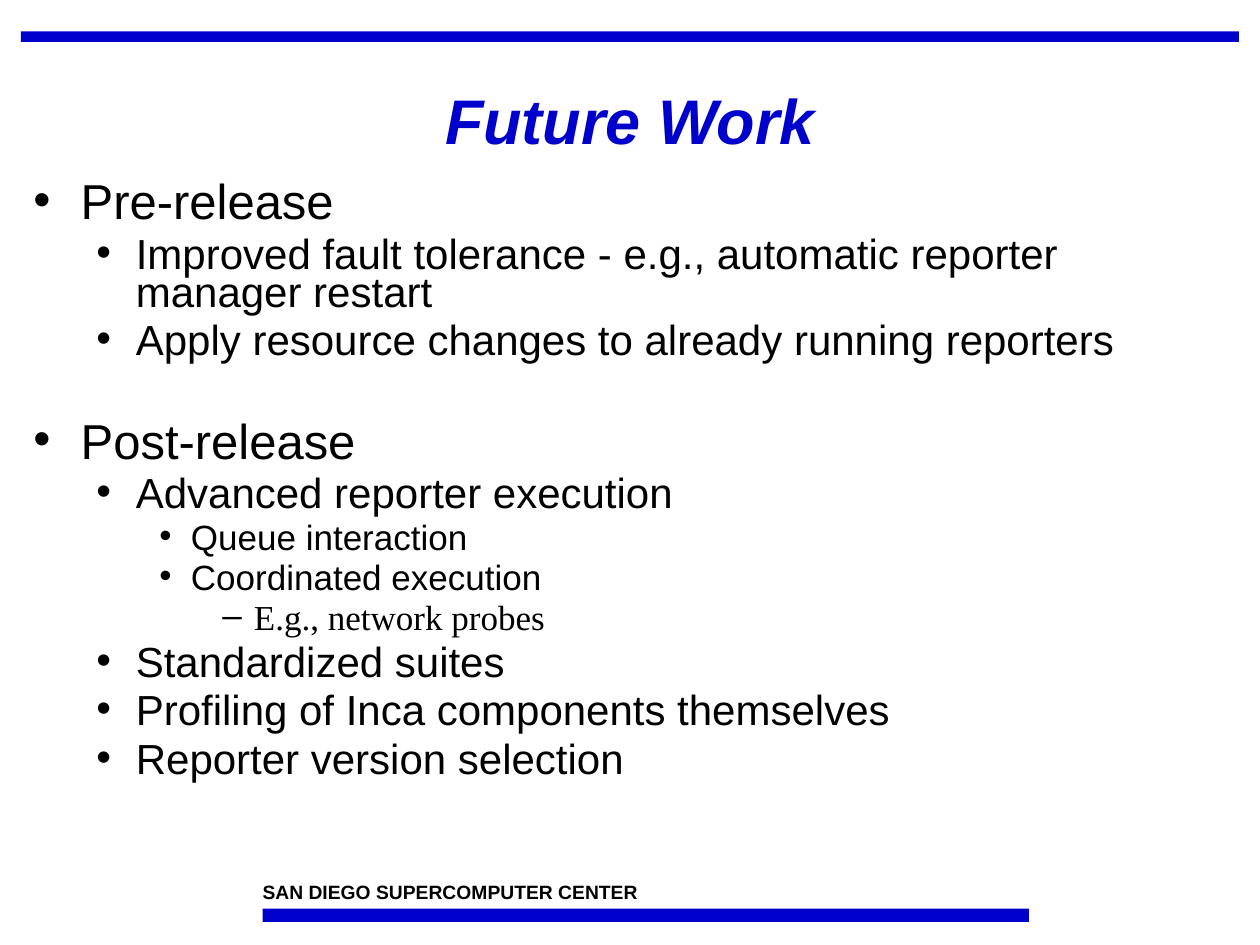
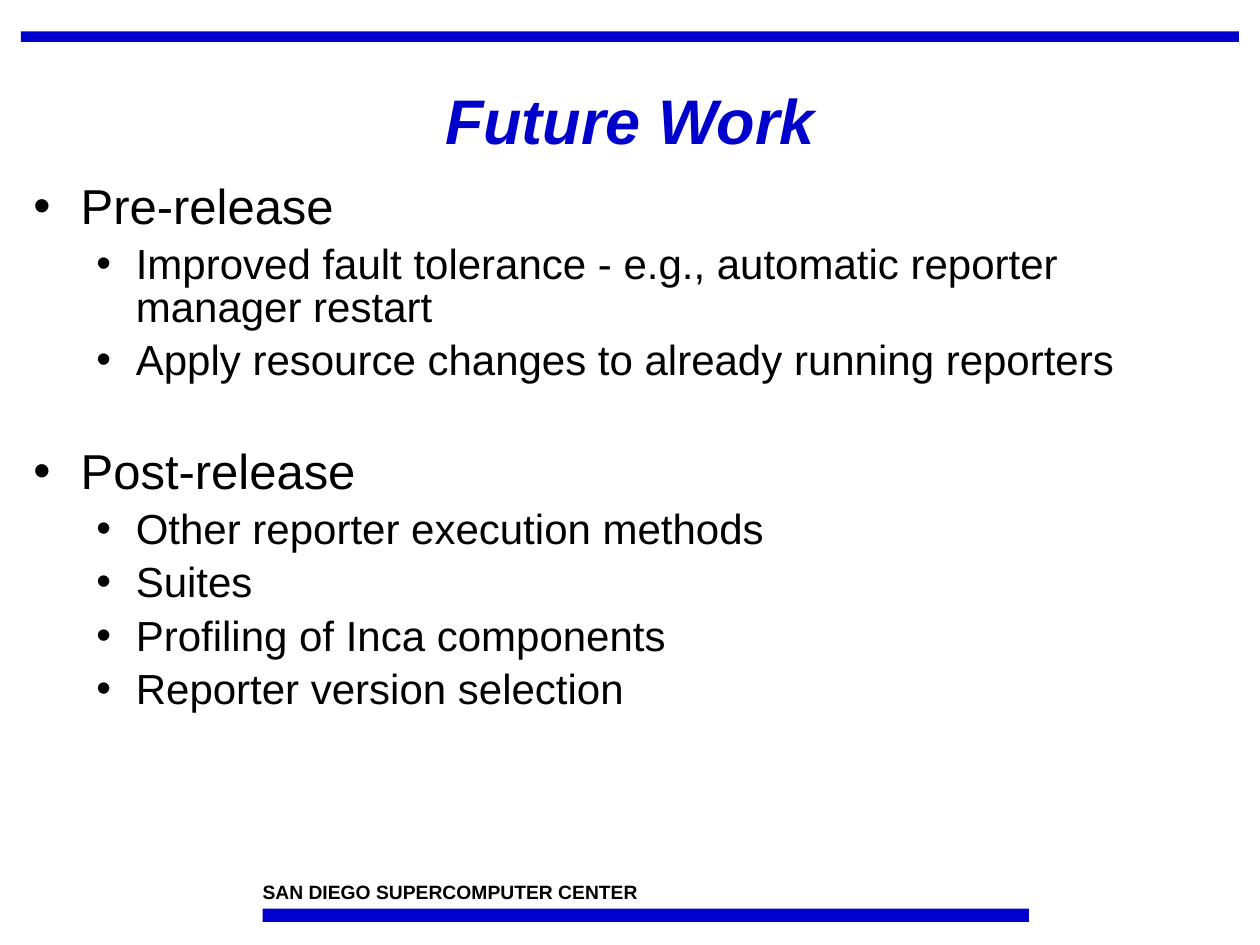
Before and after one commit to IncaProject/inca-xsede, a slide deck: slide 25 of talks/feb-06-workshop/control.ppt (slide 24 before the commit). Drawn at 1260x945 pixels with LibreOffice and Linux fonts; fonts in the diff are those of the drawing; background and template pictures are left out. Boxes give left, top, right and bottom in pixels: in the first picture for what was removed or moved away, otherwise in the second. Text is boxed around its words. In the diff, an @@ line names an element or a change of style, - is before the commit and + after.

```diff
--- a/talks/feb-06-workshop/control.ppt
+++ b/talks/feb-06-workshop/control.ppt
@@ text at box(81, 188, 1114, 713): line spacing 0.75 to 0.85 @@
@@ text at box(136, 513, 764, 659): text changed @@
-  • Advanced reporter execution
-    • Queue interaction
-    • Coordinated execution
-      – E.g., network probes
-  • Standardized suites
-  • Profiling of Inca components themselves
+  • Other reporter execution methods
+  • Suites
+  • Profiling of Inca components
```
Also in this commit, not shown: 18 other slides changed, 1 slide added, 1 other file.
